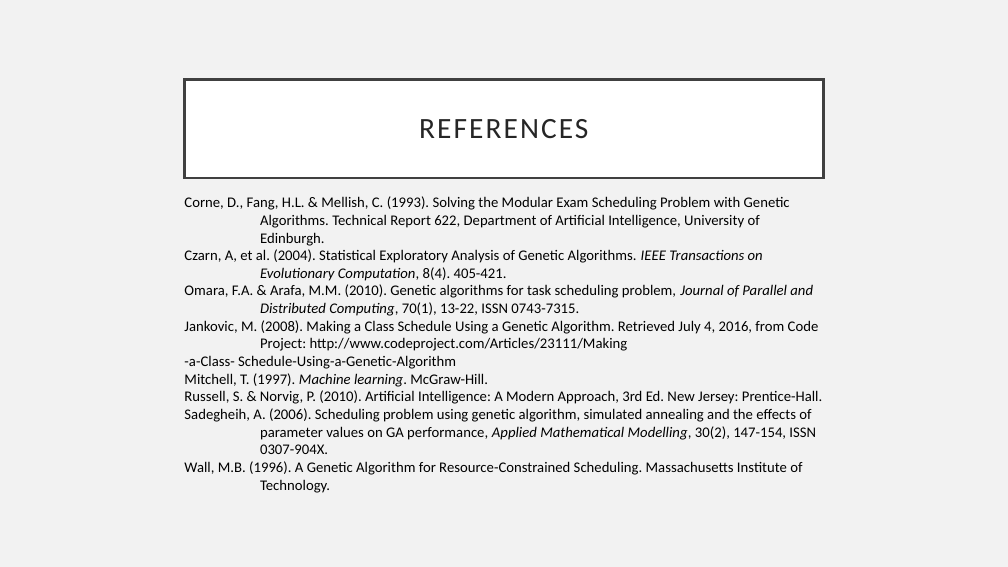
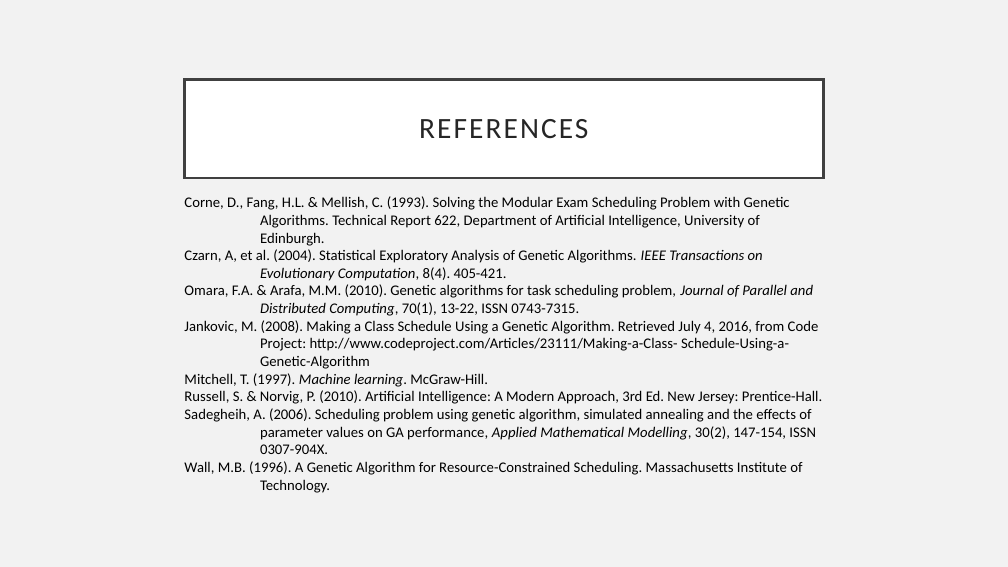
Before and after one commit to JNM-2T17/ActivityScheduler, a slide deck: slide 26 of documentations/CSC755M_FernandezPoblete_Symposium_v2.pptx. Drawn at 1008x567 pixels with LibreOffice and Linux fonts; fonts in the diff are those of the drawing. Boxes give left, top, right and bottom in pixels: in the first picture for what was removed or moved away, otherwise in the second. Text is boxed around its words. In the diff, an @@ line names an element or a change of style, - is before the commit and + after.

```diff
--- a/documentations/CSC755M_FernandezPoblete_Symposium_v2.pptx
+++ b/documentations/CSC755M_FernandezPoblete_Symposium_v2.pptx
@@ text at [184, 320, 819, 369]: text changed @@
-Jankovic, M. (2008). Making a Class Schedule Using a Genetic Algorithm. Retrieved July 4, 2016, from Code Project: http://www.codeproject.com/Articles/23111/Making
--a-Class- Schedule-Using-a-Genetic-Algorithm
+Jankovic, M. (2008). Making a Class Schedule Using a Genetic Algorithm. Retrieved July 4, 2016, from Code Project: http://www.codeproject.com/Articles/23111/Making-a-Class- Schedule-Using-a-Genetic-Algorithm
```
Also in this commit, not shown: 6 other files.
